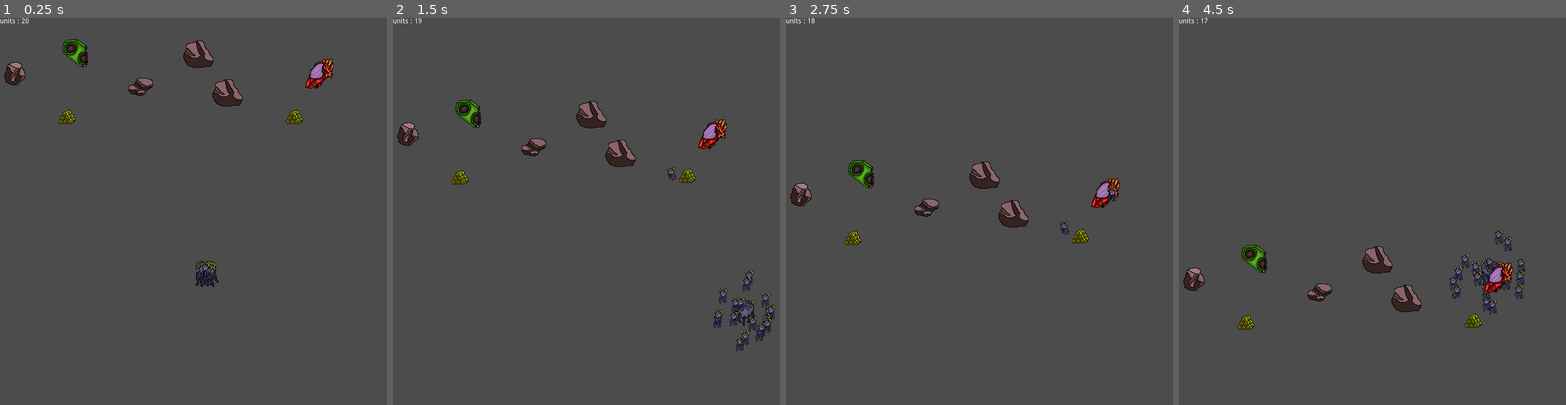
Above: before the commit, frames 1-4 (left to right).
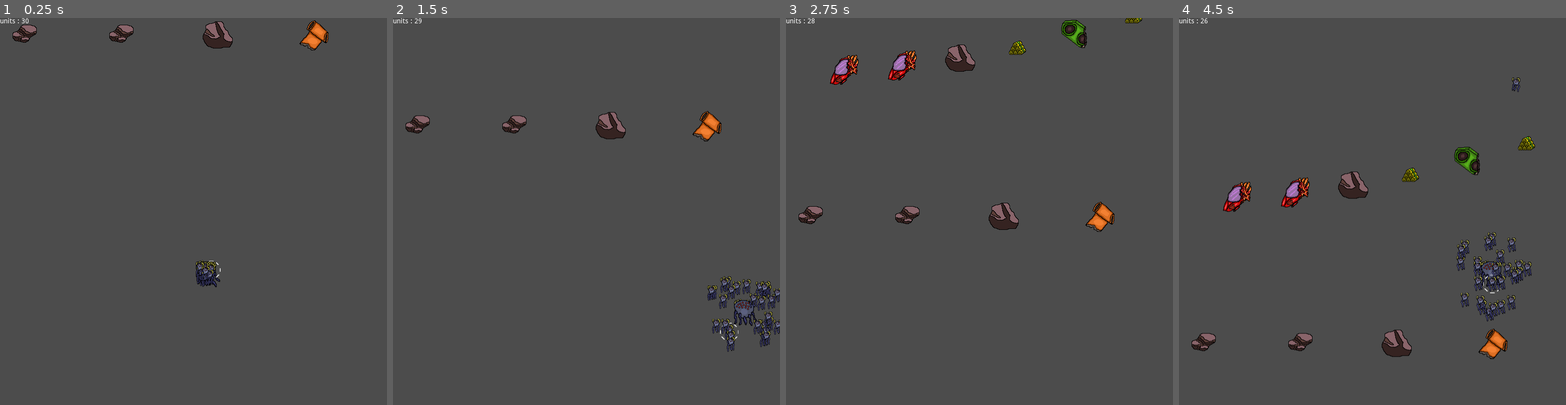
Above: after the commit, the same moments.

Repository: Onizik/game_old
Game: Godot game, scene res://main_scene.tscn
Same seed, same stepped clock (60 frames per second), same inputs: the game is played once before the commit and once after it.
Inputs:
- Up to frame 1 (0.25 s): no input
- Up to frame 2 (1.5 s): hold Right (ui_right) 0.53-1.28 s; tap Space (ui_select) at 0.77 s; hold Down (ui_down) from 1.28 s (still down)
- Up to frame 3 (2.75 s): tap Space (ui_select) at 1.52 s; release Down (ui_down) at 2.03 s; hold Right (ui_right) from 2.03 s (still down)
- Up to frame 4 (4.5 s): release Right (ui_right) at 2.78 s; hold Up (ui_up) 2.78-3.53 s; tap Space (ui_select) at 3.02, 3.77 s; hold Left (ui_left) from 3.53 s (still down)

The runs differ from the first frame. In frame 1, 3.4% of the frame differs, in the area x 1-87%, y 0-70%; in frame 2, 4.6%; in frame 3, 4.4%; in frame 4, 6.5%, in the area x 1-92%, y 0-89%.

Commit message:
,

Diff:
--- a/barrier.gd
+++ b/barrier.gd
@@ -1,6 +1,6 @@
 extends Node2D
 
-var velocity = Vector2(0, 100)
+var velocity = Vector2(0, 150)
 
 func _ready():
 	var anim = str(randi() % 7 + 1)
@@ -9,5 +9,5 @@
 func _process(delta):
 	self.position += velocity * delta
 	var screen_height = ProjectSettings.get_setting("display/window/size/height")
-	if self.position.y > screen_height:
+	if self.position.y > screen_height or self.position.y == -1000:
 		queue_free()
--- a/barrier.tscn
+++ b/barrier.tscn
@@ -1,13 +1,13 @@
 [gd_scene load_steps=11 format=2]
 
 [ext_resource path="res://barrier.gd" type="Script" id=1]
-[ext_resource path="res://assets/sprites/objects/object5.png" type="Texture" id=2]
-[ext_resource path="res://assets/sprites/objects/object2.png" type="Texture" id=3]
+[ext_resource path="res://assets/sprites/Rocks/rock2.png" type="Texture" id=2]
+[ext_resource path="res://assets/sprites/objects/object3.png" type="Texture" id=3]
 [ext_resource path="res://assets/sprites/Rocks/rock4.png" type="Texture" id=4]
-[ext_resource path="res://assets/sprites/Rocks/rock1.png" type="Texture" id=5]
-[ext_resource path="res://assets/sprites/objects/object1.png" type="Texture" id=6]
-[ext_resource path="res://assets/sprites/objects/object3.png" type="Texture" id=7]
-[ext_resource path="res://assets/sprites/Rocks/rock2.png" type="Texture" id=8]
+[ext_resource path="res://assets/sprites/objects/object1.png" type="Texture" id=5]
+[ext_resource path="res://assets/sprites/objects/object2.png" type="Texture" id=6]
+[ext_resource path="res://assets/sprites/Rocks/rock1.png" type="Texture" id=7]
+[ext_resource path="res://assets/sprites/objects/object5.png" type="Texture" id=8]
 
 [sub_resource type="CircleShape2D" id=1]
 
@@ -19,12 +19,12 @@
 animations = [ {
 "frames": [ ExtResource( 2 ) ],
 "loop": false,
-"name": "7",
+"name": "2",
 "speed": 5.0
 }, {
 "frames": [ ExtResource( 3 ) ],
 "loop": false,
-"name": "5",
+"name": "6",
 "speed": 5.0
 }, {
 "frames": [ ExtResource( 4 ) ],
@@ -34,26 +34,26 @@
 }, {
 "frames": [ ExtResource( 5 ) ],
 "loop": false,
-"name": "1",
+"name": "4",
 "speed": 5.0
 }, {
 "frames": [ ExtResource( 6 ) ],
 "loop": false,
-"name": "4",
+"name": "5",
 "speed": 5.0
 }, {
 "frames": [ ExtResource( 7 ) ],
 "loop": false,
-"name": "6",
+"name": "1",
 "speed": 5.0
 }, {
 "frames": [ ExtResource( 8 ) ],
 "loop": false,
-"name": "2",
+"name": "7",
 "speed": 5.0
 } ]
 
-[node name="body" type="RigidBody2D"]
+[node name="barrier" type="RigidBody2D"]
 
 input_pickable = false
 collision_layer = 1024
--- a/main_scene.gd
+++ b/main_scene.gd
@@ -1,21 +1,98 @@
 extends Node2D
 
+var time = 120
+var default_generate_time = 2
+var generate_time = 0
+
 var unit = preload("res://unit.tscn")
+var barrier = preload("res://barrier.tscn")
 
 func _ready():
-	# Called when the node is added to the scene for the first time.
-	# Initialization here
 	pass
 
-#func _process(delta):
-#	# Called every frame. Delta is time since last frame.
-#	# Update game logic here.
-#	pass
+func _process(delta):
+	time -= delta
+	generate_time -= delta
+	if time >= 0:
+		if generate_time <= 0:
+			var rand = randi() % 8
+			if rand == 0:
+				generate1()
+			elif rand == 1:
+				generate2()
+			elif rand == 2:
+				generate3()
+			elif rand == 3:
+				generate4()
+			elif rand == 4:
+				generate5()
+			elif rand == 5:
+				generate6()
+			elif rand == 6:
+				generate7()
+			generate_time = default_generate_time
+
+
+func generate1():
+	for i in range(15):
+		var new_barrier = barrier.instance()
+		new_barrier.position.y = -20 * i
+		new_barrier.position.x = 800 - 50 * (i + 1)
+		add_child(new_barrier)
+
+func generate2():
+	for i in range(4):
+		var new_barrier = barrier.instance()
+		new_barrier.position.y = 0
+		new_barrier.position.x = 850 - 200 * (i + 1)
+		add_child(new_barrier)
+
+func generate3():
+	for i in range(3):
+		var new_barrier = barrier.instance()
+		new_barrier.position.y = 0
+		new_barrier.position.x = 800 - 200 * (i + 1)
+		add_child(new_barrier)
+
+func generate4():
+	for i in range(15):
+		var new_barrier = barrier.instance()
+		new_barrier.position.x = 800 - 50 * (i + 1)
+		new_barrier.position.y = -(i + 1) * (i + 1) * 3
+		add_child(new_barrier)
+
+func generate5():
+	for i in range(6):
+		var new_barrier = barrier.instance()
+		new_barrier.position.x = 120 * (i + 1)
+		new_barrier.position.y = -(i + 1) * (i + 1) * 3
+		add_child(new_barrier)
+
+func generate6():
+	for i in range(6):
+		var new_barrier = barrier.instance()
+		new_barrier.position.x = 120 * (i + 1)
+		new_barrier.position.y = -(i + 1) * (i + 1) * 12
+		add_child(new_barrier)
+
+func generate7():
+	for i in range(6):
+		var new_barrier = barrier.instance()
+		new_barrier.position.x = 120 * (i + 1)
+		new_barrier.position.y = sin(i) * 60
+		add_child(new_barrier)
 
 
 func _on_player_push(absolute_position):
 	var new_unit = unit.instance()
 	new_unit.position = absolute_position
 	new_unit.current_state = new_unit.attack_state
-	new_unit.get_node("body").contact_monitor = true
+	new_unit.get_node("_body").contact_monitor = true
 	add_child(new_unit)
+
+
+func _on_player_dead_unit(absolute_position):
+	var new_unit = unit.instance()
+	new_unit.position = absolute_position
+	new_unit.current_state = new_unit.dead_state
+	add_child(new_unit)
--- a/main_scene.tscn
+++ b/main_scene.tscn
@@ -1,10 +1,9 @@
-[gd_scene load_steps=4 format=2]
+[gd_scene load_steps=3 format=2]
 
 [ext_resource path="res://main_scene.gd" type="Script" id=1]
 [ext_resource path="res://player.tscn" type="PackedScene" id=2]
-[ext_resource path="res://barrier.tscn" type="PackedScene" id=3]
 
-[node name="root" type="Node2D"]
+[node name="root" type="Node2D" index="0"]
 
 script = ExtResource( 1 )
 
@@ -13,39 +12,7 @@
 position = Vector2( 426.022, 531.336 )
 _sections_unfolded = [ "Material", "Pause" ]
 
-[node name="body" parent="." index="1" instance=ExtResource( 3 )]
-
-position = Vector2( 470, 130 )
-
-[node name="body2" parent="." index="2" instance=ExtResource( 3 )]
-
-position = Vector2( 290, 120 )
-
-[node name="body3" parent="." index="3" instance=ExtResource( 3 )]
-
-position = Vector2( 660, 90 )
-
-[node name="body4" parent="." index="4" instance=ExtResource( 3 )]
-
-position = Vector2( 30, 90 )
-
-[node name="body5" parent="." index="5" instance=ExtResource( 3 )]
-
-position = Vector2( 140, 180 )
-
-[node name="body6" parent="." index="6" instance=ExtResource( 3 )]
-
-position = Vector2( 160, 50 )
-
-[node name="body7" parent="." index="7" instance=ExtResource( 3 )]
-
-position = Vector2( 410, 50 )
-
-[node name="body8" parent="." index="8" instance=ExtResource( 3 )]
-
-position = Vector2( 610, 180 )
-
-[node name="label" type="Label" parent="." index="9"]
+[node name="label" type="Label" parent="." index="1"]
 
 anchor_left = 0.0
 anchor_top = 0.0
@@ -63,4 +30,6 @@
 lines_skipped = 0
 max_lines_visible = -1
 
+[connection signal="dead_unit" from="player" to="." method="_on_player_dead_unit"]
+
 [connection signal="push" from="player" to="." method="_on_player_push"]
--- a/player.gd
+++ b/player.gd
@@ -1,6 +1,7 @@
 extends Node2D
 
 signal push(absolute_position)
+signal dead_unit(absolute_position)
 
 var speed = 400
 var screen_height
@@ -13,10 +14,12 @@
 func _ready():
 	screen_height = ProjectSettings.get_setting("display/window/size/height")
 	screen_width = ProjectSettings.get_setting("display/window/size/width")
-	for i in range(20):
+	for i in range(30):
 		generate_unit()
 
 func _process(delta):
+	if units.size() > 0:
+		units[0].get_node("circle").show()
 	move(delta)
 	get_tree().get_root().get_node("root/label").text = "units : " + str(units.size())
 
@@ -47,3 +50,14 @@
 		var current_unit = units.pop_front()
 		emit_signal("push", position + current_unit.position)
 		current_unit.queue_free()
+
+func dead_unit_():
+	var current_unit = units.pop_front()
+	emit_signal("dead_unit", position)
+	current_unit.queue_free()
+
+
+func _on_player_body_entered(body):
+	if body.get_name()[0] == "@":
+		if units.size() > 0:
+			dead_unit_()
--- a/player.tscn
+++ b/player.tscn
@@ -31,14 +31,14 @@
 
 frames = SubResource( 1 )
 animation = "default"
-frame = 6
+frame = 11
 playing = true
 
 [node name="player" type="RigidBody2D" parent="." index="1"]
 
 input_pickable = false
 collision_layer = 1024
-collision_mask = 0
+collision_mask = 1024
 mode = 3
 mass = 1.0
 friction = 1.0
@@ -46,8 +46,8 @@
 gravity_scale = 1.0
 custom_integrator = false
 continuous_cd = 0
-contacts_reported = 0
-contact_monitor = false
+contacts_reported = 500
+contact_monitor = true
 sleeping = false
 can_sleep = true
 linear_velocity = Vector2( 0, 0 )
@@ -60,3 +60,5 @@
 
 position = Vector2( 0, -8.91606 )
 shape = SubResource( 2 )
+
+[connection signal="body_entered" from="player" to="." method="_on_player_body_entered"]
--- a/unit.gd
+++ b/unit.gd
@@ -8,6 +8,7 @@
 var normal_state = 0
 var attack_state = 1
 var wait_state = 2
+var dead_state = 3
 var current_state = normal_state
 
 var wait_time = 10
@@ -15,7 +16,7 @@
 var current_direction = Vector2(randf() -0.5, randf() -0.5)
 var current_direction_time = 0
 
-var max_direction_time = 0.4
+var max_direction_time = 0.8
 
 func _ready():
 	pass
@@ -25,10 +26,12 @@
 		normal_moving(delta)
 	elif current_state == attack_state:
 		position.y -= 800 * delta
-		if position.y < -200:
+		if position.y < -200 or position.y > 900:
 			queue_free()
 	elif current_state == wait_state:
 		wait_moving(delta)
+	elif current_state == dead_state:
+		dead_moving(delta)
 
 func normal_moving(delta):
 	if current_direction_time > max_direction_time:
@@ -48,6 +51,12 @@
 		wait_time -= delta
 		position.y += 10 * delta * wait_time
 
+func dead_moving(delta):
+	var screen_height = ProjectSettings.get_setting("display/window/size/height")
+	position.y += 160 * delta
+	if position.y > screen_height:
+		queue_free()
+
 func generate_random():
 	var random = (randi() % 2)
 	if random == 0:
@@ -56,7 +65,7 @@
 
 func _on_body_body_entered(body):
 	print(body.get_name())
-	if current_state == attack_state and body.get_name()[0] == "b":
+	if current_state == attack_state and body.get_name()[1] == "b":
 		body.mode = body.MODE_RIGID
 		current_state = wait_state
 	if current_state == wait_state and body.get_name() == "player":
--- a/unit.tscn
+++ b/unit.tscn
@@ -1,17 +1,18 @@
-[gd_scene load_steps=10 format=2]
+[gd_scene load_steps=11 format=2]
 
 [ext_resource path="res://unit.gd" type="Script" id=1]
-[ext_resource path="res://assets/sprites/bug/bug1.png" type="Texture" id=2]
-[ext_resource path="res://assets/sprites/bug/bug2.png" type="Texture" id=3]
-[ext_resource path="res://assets/sprites/bug/bug3.png" type="Texture" id=4]
-[ext_resource path="res://assets/sprites/bug/bug4.png" type="Texture" id=5]
-[ext_resource path="res://assets/sprites/bug/bug5.png" type="Texture" id=6]
-[ext_resource path="res://assets/sprites/bug/bug6.png" type="Texture" id=7]
+[ext_resource path="res://assets/sprites/circle/circle.png" type="Texture" id=2]
+[ext_resource path="res://assets/sprites/bug/bug1.png" type="Texture" id=3]
+[ext_resource path="res://assets/sprites/bug/bug2.png" type="Texture" id=4]
+[ext_resource path="res://assets/sprites/bug/bug3.png" type="Texture" id=5]
+[ext_resource path="res://assets/sprites/bug/bug4.png" type="Texture" id=6]
+[ext_resource path="res://assets/sprites/bug/bug5.png" type="Texture" id=7]
+[ext_resource path="res://assets/sprites/bug/bug6.png" type="Texture" id=8]
 
 [sub_resource type="SpriteFrames" id=1]
 
 animations = [ {
-"frames": [ ExtResource( 2 ), ExtResource( 3 ), ExtResource( 4 ), ExtResource( 5 ), ExtResource( 6 ), ExtResource( 7 ) ],
+"frames": [ ExtResource( 3 ), ExtResource( 4 ), ExtResource( 5 ), ExtResource( 6 ), ExtResource( 7 ), ExtResource( 8 ) ],
 "loop": true,
 "name": "default",
 "speed": 5.0
@@ -22,18 +23,26 @@
 custom_solver_bias = 0.0
 radius = 10.8893
 
-[node name="root" type="Node2D" index="0"]
+[node name="root" type="Node2D"]
 
 script = ExtResource( 1 )
 
-[node name="anim" type="AnimatedSprite" parent="." index="0"]
+[node name="circle" type="Sprite" parent="." index="0"]
+
+visible = false
+position = Vector2( -1, -1 )
+scale = Vector2( 1.1875, 1.1875 )
+texture = ExtResource( 2 )
+_sections_unfolded = [ "Animation", "Region", "Visibility" ]
+
+[node name="anim" type="AnimatedSprite" parent="." index="1"]
 
 frames = SubResource( 1 )
 animation = "default"
 frame = 2
 playing = true
 
-[node name="body" type="RigidBody2D" parent="." index="1"]
+[node name="_body" type="RigidBody2D" parent="." index="2"]
 
 input_pickable = false
 collision_layer = 1
@@ -55,8 +64,8 @@
 angular_damp = -1.0
 _sections_unfolded = [ "Collision", "Linear", "Pickable" ]
 
-[node name="collision" type="CollisionShape2D" parent="body" index="0"]
+[node name="collision" type="CollisionShape2D" parent="_body" index="0"]
 
 shape = SubResource( 2 )
 
-[connection signal="body_entered" from="body" to="." method="_on_body_body_entered"]
+[connection signal="body_entered" from="_body" to="." method="_on_body_body_entered"]
Not shown, added: assets/other stuff/Title.png.import
Not shown, added: assets/other stuff/background.png.import
Not shown, added: assets/other stuff/background1.png.import
Not shown, added: assets/other stuff/damage.wav.import
Not shown, added: assets/other stuff/fire.wav.import
Not shown, added: assets/other stuff/groupLogo.png.import
Not shown, added: assets/other stuff/playbutton.png.import
Not shown, added: assets/sprites/circle/circle.png.import
